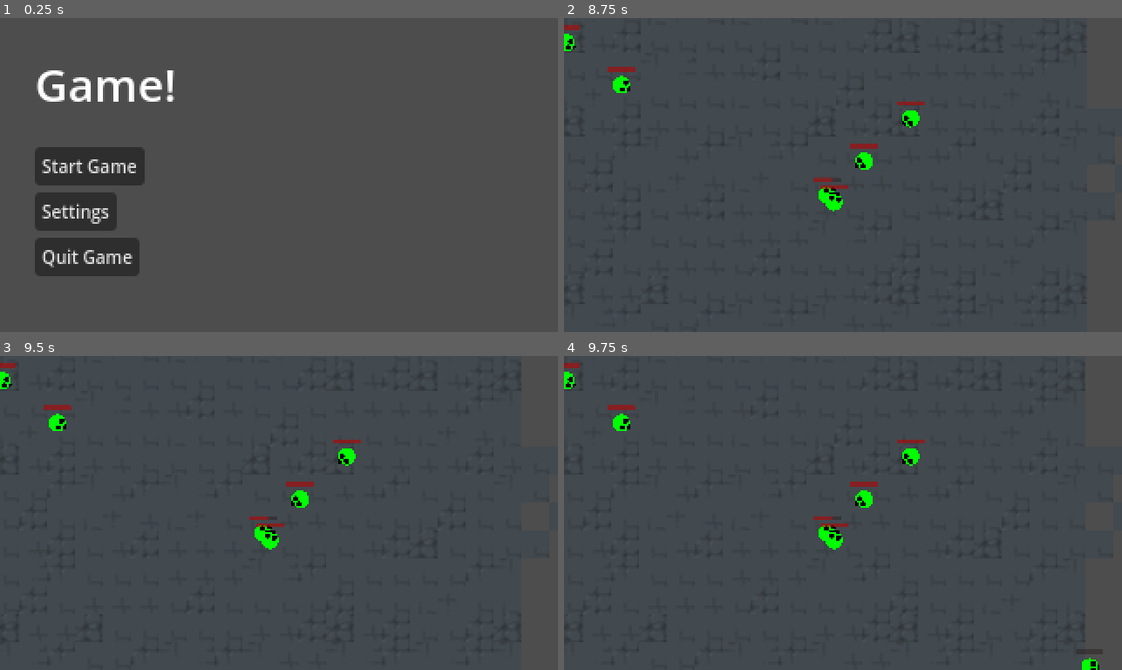
Above: before the commit, frames 1-4 (two rows, left to right).
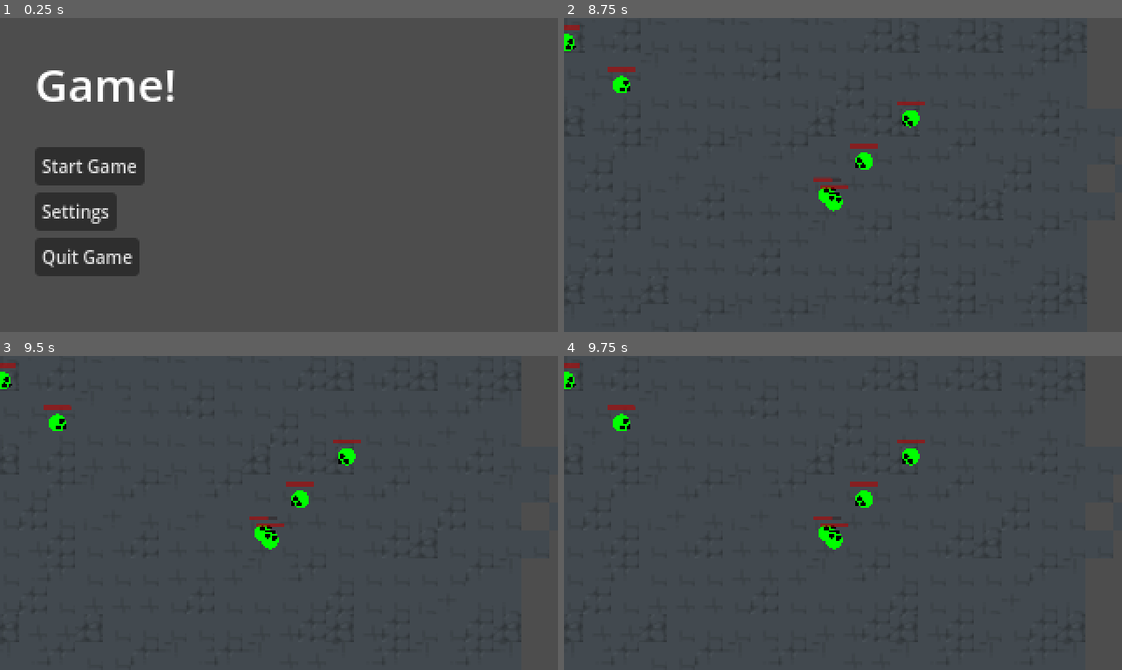
Above: after the commit, the same moments.

Repository: Spookyinator/TroglodyteCSGame
Game: Godot game, scene res://menu.tscn
Same seed, same stepped clock (60 frames per second), same inputs: the game is played once before the commit and once after it. The project has no main scene, so this scene is started directly.
Inputs (mouse positions are in pixels of both pictures, inside the frame that each line leads up to):
- Up to frame 1 (0.25 s): no input
- Up to frame 2 (8.75 s): click "Start Game" at 0.5 s; tap Enter at 1.25 s; move the mouse to (965, 159) at 1.27 s; hold D (Right) 1.28-2.03 s; click (965, 159) at 1.35 s; move the mouse to (731, 190) at 2.02 s; hold S (Down) 2.03-2.78 s; tap Shift (slide) every 1.5 s from 2.1 to 8.1 s; move the mouse to (898, 105) at 2.77 s; hold D (Right) 2.78-3.53 s; click (898, 105) at 2.85 s; move the mouse to (815, 237) at 3.52 s; hold W (Up) 3.53-4.28 s; move the mouse to (1010, 222) at 4.27 s; hold A (Left) 4.28-5.78 s; click (1010, 222) at 4.35 s; move the mouse to (675, 127) at 5.02 s; move the mouse to (870, 175) at 5.77 s; hold S (Down) 5.78-6.53 s; click (870, 175) at 5.85 s; move the mouse to (759, 96) at 6.52 s; hold D (Right) 6.53-7.28 s; move the mouse to (965, 159) at 7.27 s; hold W (Up) 7.28-8.03 s; click (965, 159) at 7.35 s; move the mouse to (731, 190) at 8.02 s; hold D (Right) from 8.03 s (still down)
- Up to frame 3 (9.5 s): tap Space at 8.75 s; move the mouse to (334, 443) at 8.77 s; release D (Right) at 8.78 s; hold S (Down) from 8.78 s (still down); click (334, 443) at 8.85 s
- Up to frame 4 (9.75 s): tap Enter at 9.5 s; move the mouse to (815, 575) at 9.52 s; release S (Down) at 9.53 s; hold A (Left) from 9.53 s (still down); tap Shift (slide) at 9.6 s

Frames 1-3 are identical in both runs. In frame 4, 0.1% of the frame differs, in the area x 92-96%, y 96-100%.
Error before the commit: Invalid access to property or key 'global_position' on a base object of type 'previously freed'. (res://Enemies/enemyTest.gd:37)

Commit message:
game doesn't make any error messages when you die :D

Diff:
--- a/CSPGame/Enemies/enemyTest.gd
+++ b/CSPGame/Enemies/enemyTest.gd
@@ -34,14 +34,15 @@
 func _physics_process(_delta):
 	var _state = state.follow
 	if not gameOver:
-		var distance = position.distance_to(player.global_position)
-		if distance<ATKRANGE:
-			stop()
-			_state = state.attack
-		else:
-			distance = position.distance_to(player.global_position)
-			target(player.global_position)
-			_state = state.follow
+		if (not player == null):
+			var distance = position.distance_to(player.global_position)
+			if distance<ATKRANGE:
+				stop()
+				_state = state.attack
+			else:
+				distance = position.distance_to(player.global_position)
+				target(player.global_position)
+				_state = state.follow
 	else:
 		print("GAME OVER YEAHHHHH")
 		queue_free()
--- a/CSPGame/World/level.gd
+++ b/CSPGame/World/level.gd
@@ -1,9 +1,14 @@
 extends Node2D
 @export var test_zombie_scene: PackedScene
+var isPlayerDead = false
+func _on_zombie_timer_timeout():
+	if (not isPlayerDead):
+		var spawnArray = ["/root/Level/Spawn1","/root/Level/Spawn2","/root/Level/Spawn3","/root/Level/Spawn4"]
+		var zombie = test_zombie_scene.instantiate()
+		var spawnLocation = spawnArray[randi()%4]
+		zombie.global_position = get_node(spawnLocation).global_position
+		add_child(zombie)
 
-func _on_zombie_timer_timeout():
-	var spawnArray = ["/root/Level/Spawn1","/root/Level/Spawn2","/root/Level/Spawn3","/root/Level/Spawn4"]
-	var zombie = test_zombie_scene.instantiate()
-	var spawnLocation = spawnArray[randi()%4]
-	zombie.global_position = get_node(spawnLocation).global_position
-	add_child(zombie)
+
+func _on_player_player_dead():
+	isPlayerDead = true# Replace with function body.
--- a/CSPGame/World/level.tscn
+++ b/CSPGame/World/level.tscn
@@ -216,4 +216,5 @@
 [node name="Spawn4" type="Marker2D" parent="."]
 position = Vector2(0, 190)
 
+[connection signal="playerDead" from="Player" to="." method="_on_player_player_dead"]
 [connection signal="timeout" from="ZombieTimer" to="." method="_on_zombie_timer_timeout"]
